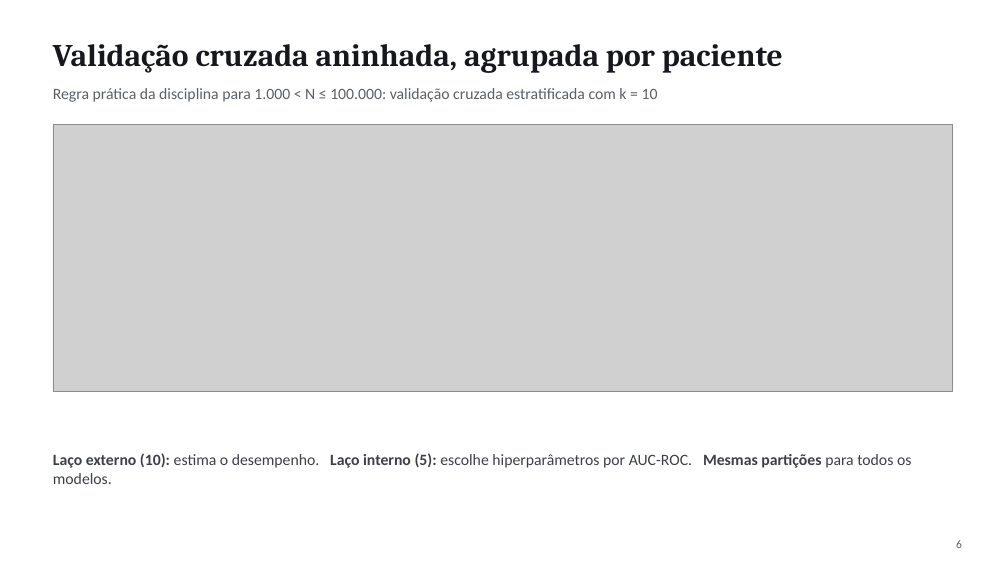
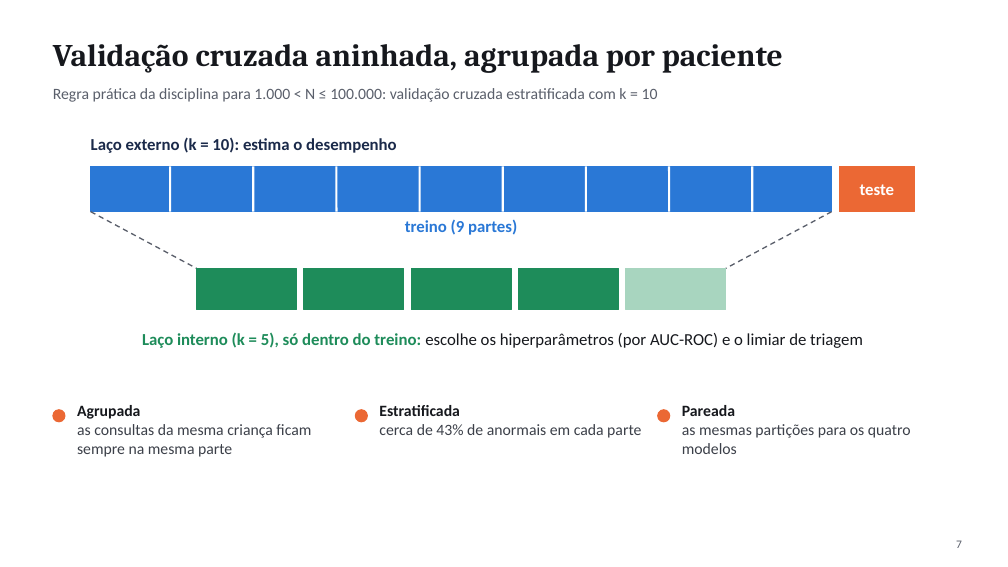
Before and after one commit to Murilo-Uchoa/mineracao-triagem-cardiopatia, a slide deck: slide 7 of slides/Apresentacao_A2.pptx (slide 6 before the commit). Drawn at 1008x567 pixels with LibreOffice and Linux fonts; fonts in the diff are those of the drawing; grey boxes stand for pictures. Boxes give left, top, right and bottom in pixels: in the first picture for what was removed or moved away, otherwise in the second. Text is boxed around its words. In the diff, an @@ line names an element or a change of style, - is before the commit and + after.

```diff
--- a/slides/Apresentacao_A2.pptx
+++ b/slides/Apresentacao_A2.pptx
@@ picture removed at (53, 125, 953, 392) @@
@@ text added at (91, 137, 396, 153), 16 pt, text #1B2A4A, bold @@
+Laço externo (k = 10): estima o desempenho
@@ rectangle added at (91, 166, 832, 212), fill #2A78D6, outline #2A78D6 1 pt @@
@@ line added from (170, 166) to (170, 212), #FFFFFF 2 pt @@
@@ line added from (253, 166) to (253, 212), #FFFFFF 2 pt @@
@@ line added from (337, 166) to (337, 212), #FFFFFF 2 pt @@
@@ line added from (420, 166) to (420, 212), #FFFFFF 2 pt @@
@@ line added from (503, 166) to (503, 212), #FFFFFF 2 pt @@
@@ line added from (586, 166) to (586, 212), #FFFFFF 2 pt @@
@@ line added from (669, 166) to (669, 212), #FFFFFF 2 pt @@
@@ line added from (752, 166) to (752, 212), #FFFFFF 2 pt @@
@@ rectangle added at (839, 166, 915, 212), fill #EB6834, outline #EB6834 1 pt @@
@@ text added at (860, 184, 895, 195), 16 pt, text #FFFFFF, bold @@
+teste
@@ line added from (91, 212) to (197, 268), #5A5F6B 1.25 pt dashed @@
@@ text added at (405, 220, 517, 235), 16 pt, text #2A78D6, bold @@
+treino (9 partes)
@@ line added from (832, 212) to (726, 268), #5A5F6B 1.25 pt dashed @@
@@ rectangle added at (197, 268, 296, 310), fill #1E8C5A, outline #1E8C5A 1 pt @@
@@ rectangle added at (304, 268, 404, 310), fill #1E8C5A, outline #1E8C5A 1 pt @@
@@ rectangle added at (411, 268, 511, 310), fill #1E8C5A, outline #1E8C5A 1 pt @@
@@ rectangle added at (519, 268, 619, 310), fill #1E8C5A, outline #1E8C5A 1 pt @@
@@ rectangle added at (626, 268, 726, 310), fill #A8D5BF, outline #A8D5BF 1 pt @@
@@ text added at (142, 333, 863, 348), 16 pt, text #16181D @@
+Laço interno (k = 5), só dentro do treino: escolhe os hiperparâmetros (por AUC-ROC) e o limiar de triagem
@@ ellipse added at (53, 410, 65, 422), fill #EB6834, outline #EB6834 1 pt @@
@@ text added at (77, 405, 311, 457), 15 pt, text #3C4049 @@
+Agrupada
+as consultas da mesma criança ficam sempre na mesma parte
@@ ellipse added at (355, 410, 368, 422), fill #EB6834, outline #EB6834 1 pt @@
@@ text added at (379, 405, 641, 438), 15 pt, text #3C4049 @@
+Estratificada
+cerca de 43% de anormais em cada parte
@@ ellipse added at (658, 410, 670, 422), fill #EB6834, outline #EB6834 1 pt @@
@@ text added at (682, 405, 911, 454), 15 pt, text #3C4049 @@
+Pareada
+as mesmas partições para os quatro modelos
@@ text removed at (53, 453, 911, 484) @@
-Laço externo (10): estima o desempenho. Laço interno (5): escolhe hiperparâmetros por AUC-ROC. Mesmas partições para todos os modelos.
@@ page number at (956, 540, 962, 548): text changed @@
-6
+7
```
Also in this commit, not shown: 9 other slides changed, 3 slides added, 2 slides removed, 3 other files.
